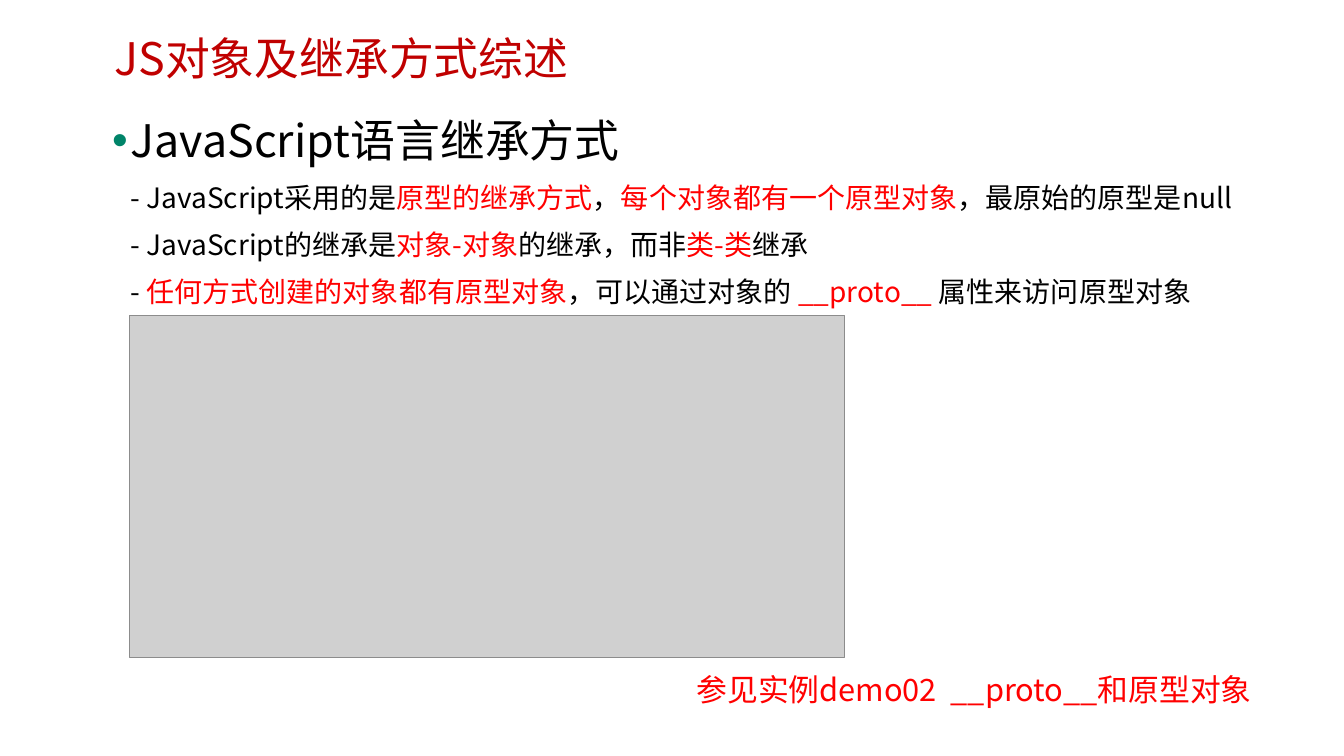
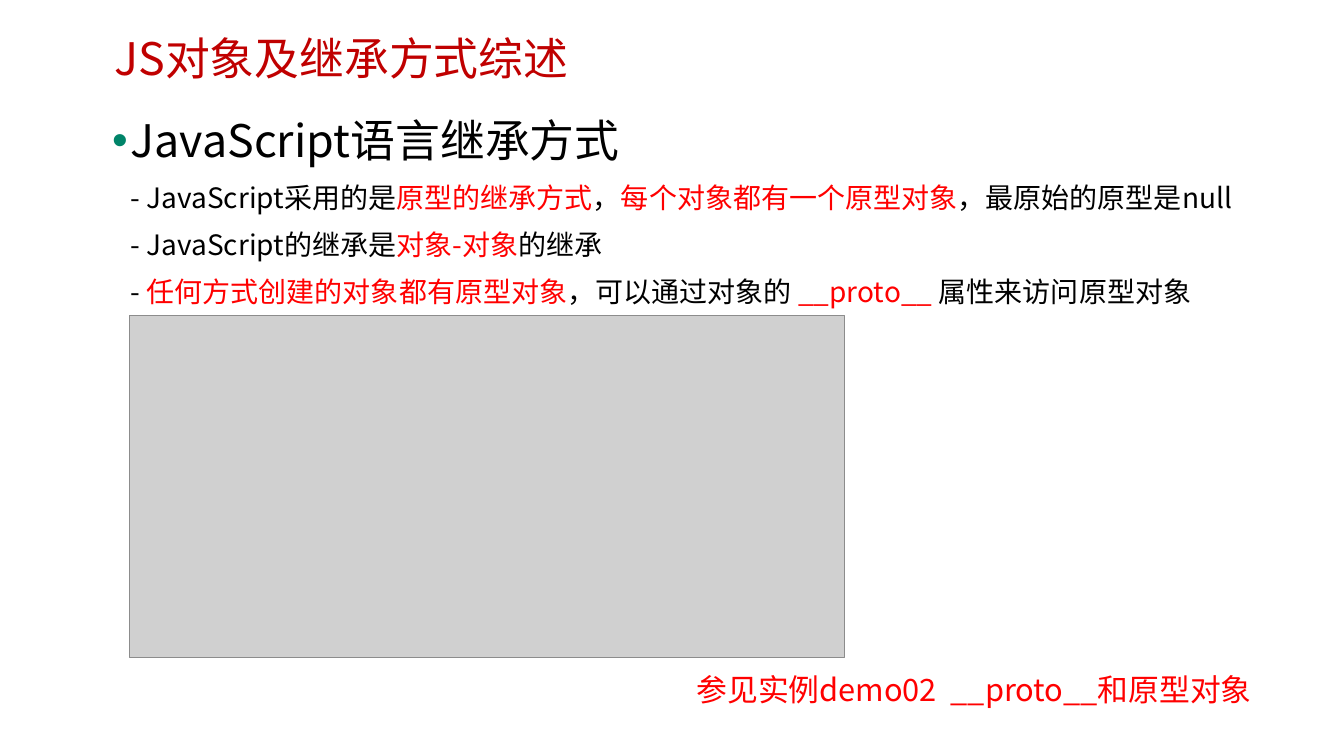
Before and after one commit to edu2act/course-javascript-advanced, a slide deck: slide 5 of 课程PPT/07.JavaScript面向对象编程 一.pptx. Drawn at 1344x756 pixels with LibreOffice and Linux fonts; fonts in the diff are those of the drawing; grey boxes stand for pictures; background and template pictures are left out. Boxes give left, top, right and bottom in pixels: in the first picture for what was removed or moved away, otherwise in the second. Text is boxed around its words. In the diff, an @@ line names an element or a change of style, - is before the commit and + after.

```diff
--- a/课程PPT/07.JavaScript面向对象编程 一.pptx
+++ b/课程PPT/07.JavaScript面向对象编程 一.pptx
@@ text at <box>131,119,1233,309</box>: text changed @@
-• JavaScript语言继承方式
-  - JavaScript采用的是原型的继承方式，每个对象都有一个原型对象，最原始的原型是null
-  - JavaScript的继承是对象-对象的继承，而非类-类继承
-  - 任何方式创建的对象都有原型对象，可以通过对象的 __proto__ 属性来访问原型对象
+• JavaScript语言继承方式
+  - JavaScript采用的是原型的继承方式，每个对象都有一个原型对象，最原始的原型是null
+  - JavaScript的继承是对象-对象的继承
+  - 任何方式创建的对象都有原型对象，可以通过对象的 __proto__ 属性来访问原型对象
```
Also in this commit, not shown: 9 other slides changed, 5 slides added, 1 slide removed, 11 other files.
